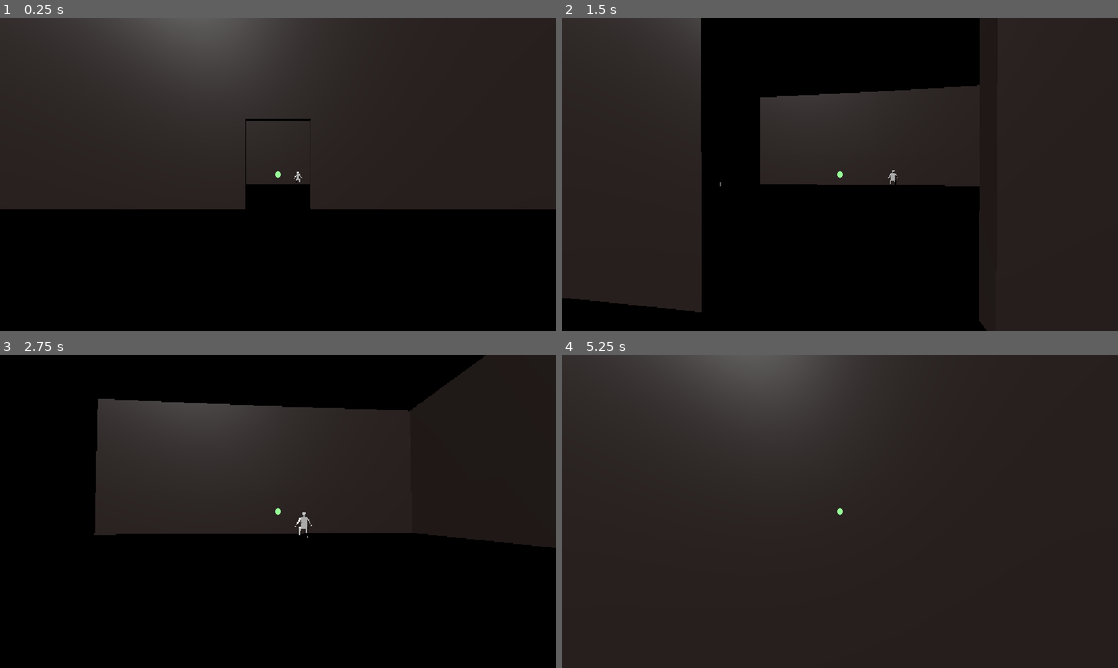
Above: before the commit, frames 1-4 (two rows, left to right).
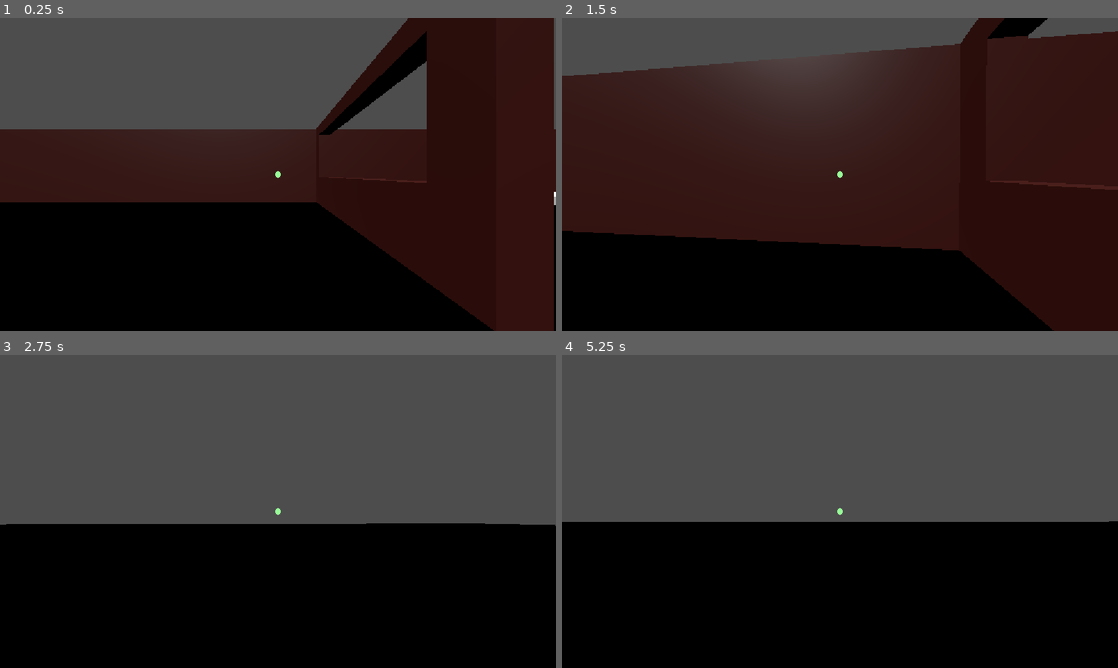
Above: after the commit, the same moments.

Repository: Dendrobyte/eye-of-attention
Game: Godot game, scene res://main.tscn
The game is run twice, just before and just after one commit, with the same random seed, the same clock (stepped at 60 frames per second) and the same inputs.
Inputs (mouse positions are in pixels of both pictures, inside the frame that each line leads up to):
- Up to frame 1 (0.25 s): no input
- Up to frame 2 (1.5 s): tap Enter at 0.5 s; move the mouse to (867, 174) at 0.52 s; press the mouse at (867, 174) at 0.53 s; hold W (MOVE_FORWARD) from 0.53 s (still down); move the mouse to (812, 174) at 1.27 s; release the mouse at (812, 174) at 1.28 s; tap Shift (SPRINT) at 1.35 s
- Up to frame 3 (2.75 s): keep holding W (MOVE_FORWARD); move the mouse to (289, 505) at 2.02 s; press the mouse at (289, 505) at 2.03 s
- Up to frame 4 (5.25 s): keep holding W (MOVE_FORWARD); move the mouse to (834, 517) at 2.77 s; release the mouse at (834, 517) at 2.78 s; tap Shift (SPRINT) at 2.85, 4.35 s; move the mouse to (878, 514) at 3.52 s; press the mouse at (878, 514) at 3.53 s; move the mouse to (795, 508) at 4.27 s; release the mouse at (795, 508) at 4.28 s; move the mouse to (845, 511) at 5.02 s; press the mouse at (845, 511) at 5.03 s

The runs differ from the first frame. In frame 1, 31% of the frame differs, in the area x 0-100%, y 0-100%; in frame 2, 37%; in frame 3, 54%; in frame 4, 93%.
Error after the commit: Invalid access of index '6' on a base object of type: 'Array'. (res://scripts/level_manager.gd:49)

Commit message:
Modeled a handful of items

Diff:
--- a/spatial-memory-match/main.tscn
+++ b/spatial-memory-match/main.tscn
@@ -14,8 +14,7 @@
 
 [node name="LevelManager" type="Node" parent="." unique_id=381122697]
 script = ExtResource("1_h2yge")
-level_scene_name = "prototype_map"
-no_randomize = true
+level_scene_name = "first_floor"
 
 [node name="ItemParent" type="Node3D" parent="LevelManager" unique_id=746855518]
 
Binary file changed: spatial-memory-match/assets/items.glb
